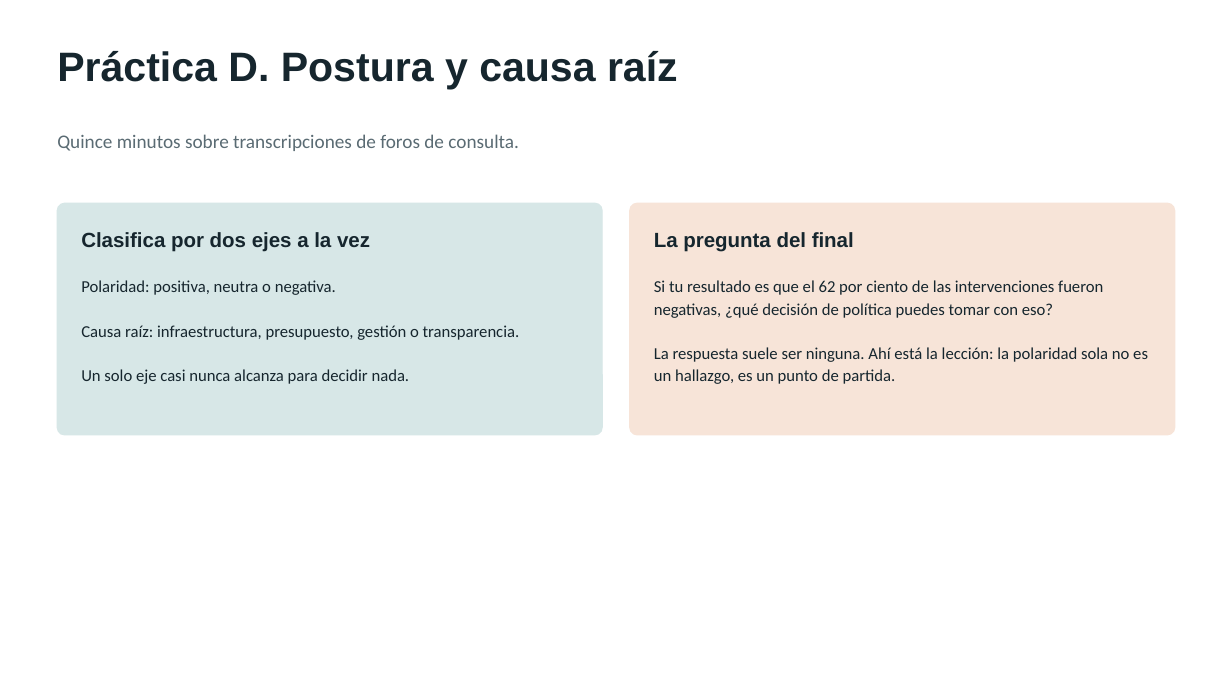
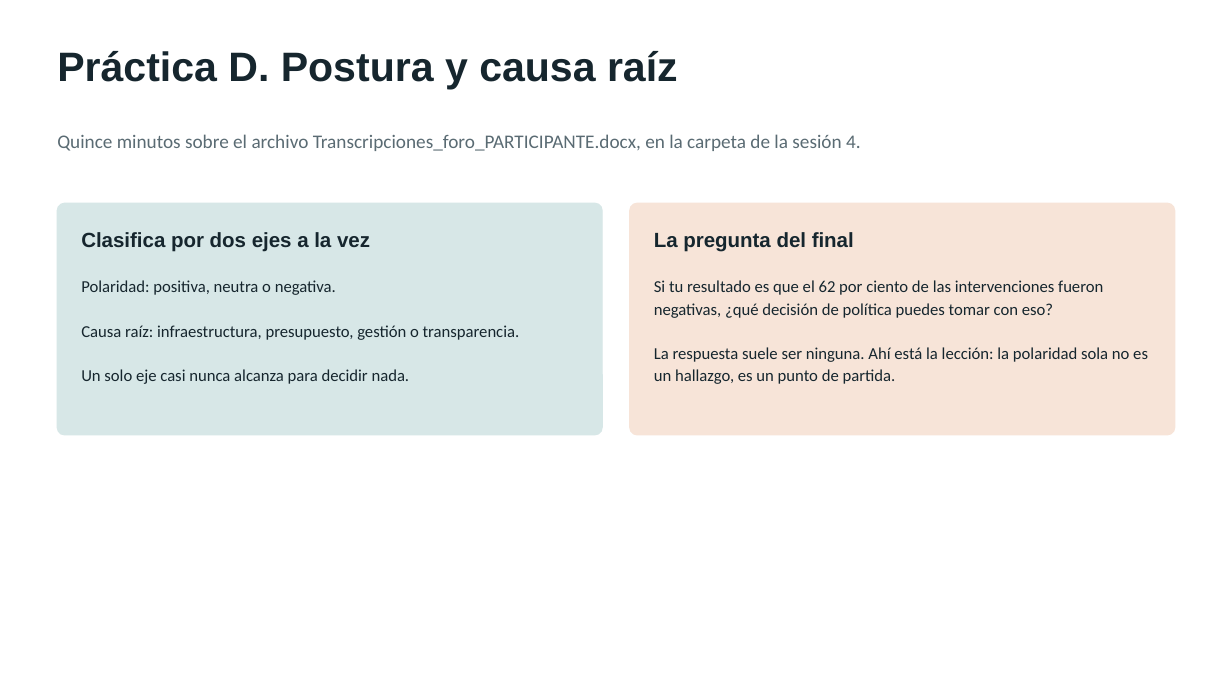
Before and after one commit to marvtrejo/curso-inegi-gen-ai, a slide deck: slide 13 of sesion-04/Sesion_04_PLN_Gestion_Documental.pptx. Drawn at 1232x693 pixels with LibreOffice and Linux fonts; fonts in the diff are those of the drawing. Boxes give left, top, right and bottom in pixels: in the first picture for what was removed or moved away, otherwise in the second. Text is boxed around its words. In the diff, an @@ line names an element or a change of style, - is before the commit and + after.

```diff
--- a/sesion-04/Sesion_04_PLN_Gestion_Documental.pptx
+++ b/sesion-04/Sesion_04_PLN_Gestion_Documental.pptx
@@ text at (57,134,861,151): text changed @@
-Quince minutos sobre transcripciones de foros de consulta.
+Quince minutos sobre el archivo Transcripciones_foro_PARTICIPANTE.docx, en la carpeta de la sesión 4.
```
Also in this commit, not shown: 4 other files.
